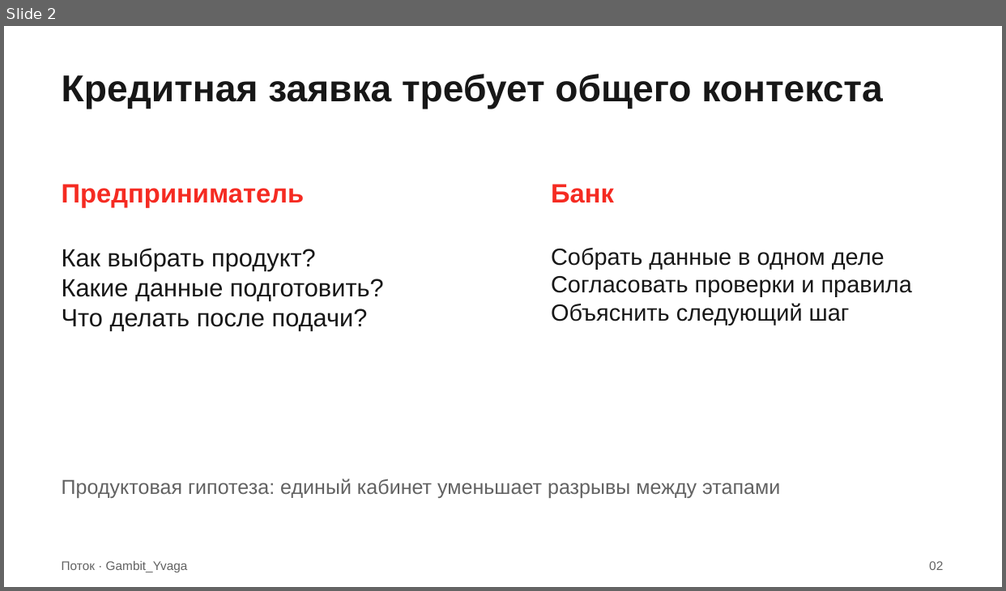
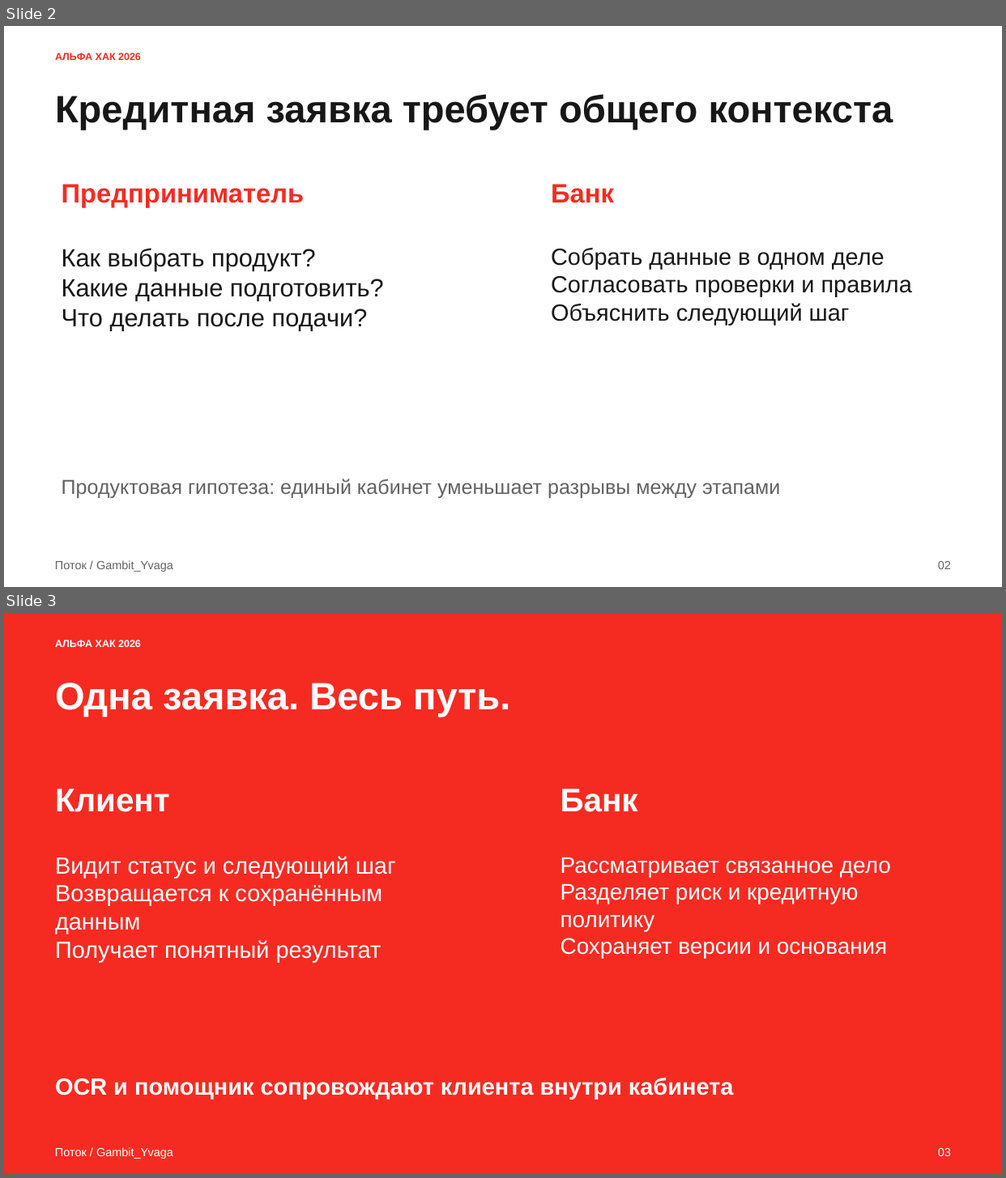
Before and after one commit to Tonitrus1/ALFA-HACK-2026, a slide deck: docs/jury/presentation/potok-gambit-yvaga.pptx. Shown one above the other, each under a label of ours: slide 2 before the commit, slides 2 and 3 after it. The pictures are 1006x591 and 1006x1178 pixels, drawn with LibreOffice and Linux fonts; fonts in the diff are those of the drawing. Boxes give left, top, right and bottom in pixels: in the first picture for what was removed or moved away, otherwise in the second. Text is boxed around its words. In the diff, an @@ line names an element or a change of style, - is before the commit and + after.

```diff
--- a/docs/jury/presentation/potok-gambit-yvaga.pptx
+++ b/docs/jury/presentation/potok-gambit-yvaga.pptx
@@ slide 3 added at (4,613,1002,1174), background #F52B22 @@
@@ text added at (55,640,141,647), 9.8 pt, text #FFFFFF, bold @@
+АЛЬФА ХАК 2026
@@ text added at (55,683,510,717), 36.8 pt, text #FFFFFF, bold @@
+Одна заявка. Весь путь.
@@ text added at (55,789,170,812), 31.5 pt, text #FFFFFF, bold @@
+Клиент
@@ text added at (560,789,638,812), 31.5 pt, text #FFFFFF, bold @@
+Банк
@@ text added at (55,856,396,962), 22.5 pt, text #FFFFFF @@
+Видит статус и следующий шаг
+Возвращается к сохранённым данным
+Получает понятный результат
@@ text added at (560,858,891,958), 21.8 pt, text #FFFFFF @@
+Рассматривает связанное дело
+Разделяет риск и кредитную политику
+Сохраняет версии и основания
@@ text added at (55,1078,734,1099), 22.5 pt, text #FFFFFF, bold @@
+OCR и помощник сопровождают клиента внутри кабинета
@@ text added at (55,1148,173,1159), 11.2 pt, text #FFFFFF @@
+Поток / Gambit_Yvaga
@@ text added at (938,1148,951,1157), 11.2 pt, text #FFFFFF @@
+03
@@ slide 2 changed as well @@
@@ text added at (55,53,141,60), 9.8 pt, text #F52B22, bold @@
+АЛЬФА ХАК 2026
@@ text "Кредитная заявка требует общего контекста": place and size @@
-text "Кредитная заявка требует общего контекста" at (62,74,882,109)
+text "Кредитная заявка требует общего контекста" at (55,94,893,130)
@@ text "Кредитная заявка требует общего контекста" at (55,94,893,130): size 36 to 36.8 pt @@
@@ text "02": place and size @@
-text "02" at (929,561,943,570)
+text "02" at (938,561,951,570)
@@ text "02" at (938,561,951,570): size 12 to 11.2 pt @@
@@ text at (55,561,173,572): text changed; size 12 to 11.2 pt @@
-Поток · Gambit_Yvaga
+Поток / Gambit_Yvaga
```
Also in this commit, not shown: 7 other slides changed, 3 other slides added, 4 slides removed, 25 other files.
